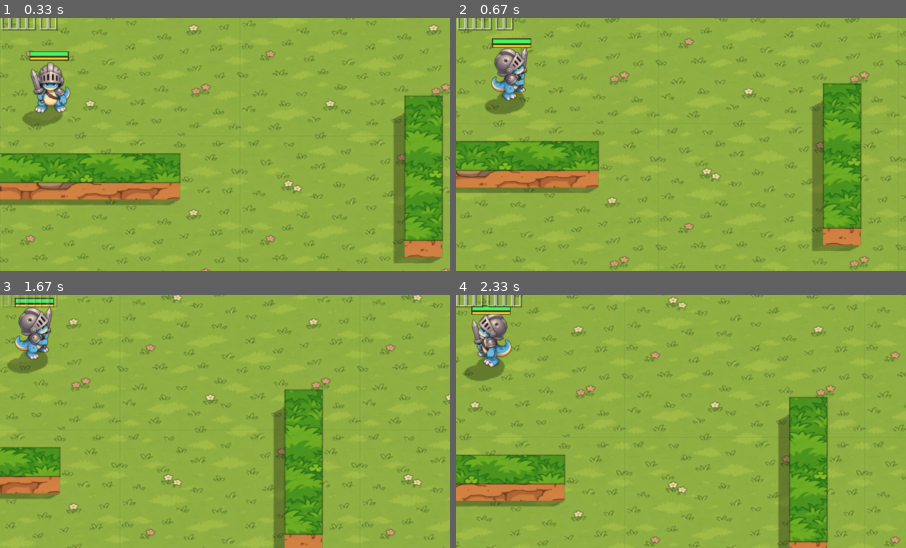
Above: before the commit, frames 1-4 (two rows, left to right).
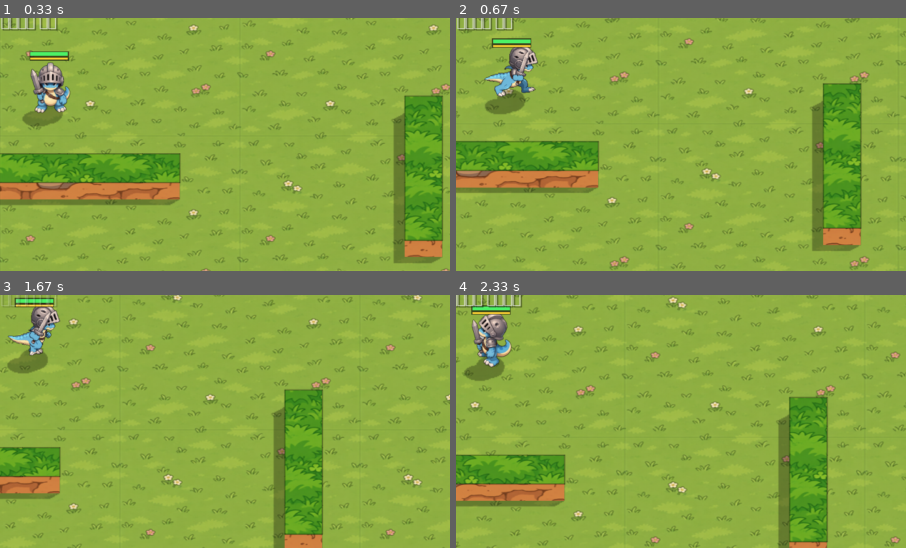
Above: after the commit, the same moments.

Repository: kaino0404-collab/quarterview-action-game
Game: LÖVE game, started from main.lua
The game is run twice, just before and just after one commit, with the same random seed, the same clock (stepped at 60 frames per second) and the same inputs.
Inputs (mouse positions are % of the whole screen's width and height, from its top left):
- Up to frame 1 (0.33 s): no input
- Up to frame 2 (0.67 s): hold Right from 0.33 s (still down); move the mouse to (46, 54) at 0.37 s
- Up to frame 3 (1.67 s): release Right at 0.8 s; hold Up 0.83-1.3 s; move the mouse to (51, 57) at 0.87 s; hold Right from 1.33 s (still down); move the mouse to (60, 72) at 1.37 s
- Up to frame 4 (2.33 s): release Right at 1.8 s; hold Left from 1.83 s (still down); move the mouse to (19, 73) at 1.87 s
The pictures show only the part of the screen within x 47-97%, y 33-83%; the shares and areas given below are measured in that part.

Frame 1 is identical in both runs. In frame 2, 1.5% of the frame differs, in the area x 6-19%, y 11-33%; in frame 3, 1.3%; in frame 4, nothing differs.

Commit message:
오른쪽으로 걸을 때 PixelLab 달리기 8프레임 (게임 안)
- sprite/blade_run_e.png (8프레임 160x160, 발 (80,137), 서 있는 그림과 같은 배율)
- 오른쪽(E) 으로 걸을 때만 달리기 그림, 나머지 방향·공격은 예전 그림
- 프레임 속도 SPR.runRate 1.4 (걸음 3.5 에서 약 12장/초)
- 자동 테스트: 29~30초 오른쪽만 걷기 → auto_blade_run.png

다음: 유저가 보고 마음에 들면 나머지 7방향 달리기 (방향마다 1회)

Co-Authored-By: Claude Opus 5.5 <noreply@anthropic.com>

Diff:
--- a/main.lua
+++ b/main.lua
@@ -2510,6 +2510,7 @@
   row = { E = 3, SE = 2, S = 1, SW = 8, W = 7, NW = 6, N = 5, NE = 4 },
   order = { "E", "SE", "S", "SW", "W", "NW", "N", "NE" },  -- 각도 0 부터 45도씩 (y 가 아래)
   walk = 2.7,                               -- p.walk 1 당 걷기 프레임 수 (보통 걸음 약 34장/초, 유저: 아장아장 3배 빠르게)
+  runRate = 1.4,                            -- 달리기(오른쪽) p.walk 1 당 프레임 수: 이동 3.5 면 p.walk 초당 8.4 → 약 12장/초
   -- 공격 (sprite/blade_attack.png): 칸 200x130, 2칸(준비, 휘두르기) x 4줄(S, E, N, W), 발 = (100, 126)
   -- 원본은 컨셉/검사_공격/. W 는 E 를, N 휘두르기는 N 준비를 좌우로 뒤집은 것.
   atk = nil, aq = nil, aw = 200, ah = 130, afx = 100, afy = 126,
@@ -2540,6 +2541,14 @@
   end
   SPR.img, SPR.q = img, q
   print("검사 스프라이트 읽음: sprite/blade_walk.png")
+  -- PixelLab 오른쪽 달리기 (컨셉/픽셀랩/검사_달리기_오른쪽/, 8프레임 1280x160). 서 있는 그림과 같은 배율 (키 105px)
+  local okR, rimg = pcall(lg.newImage, "sprite/blade_run_e.png")
+  if okR then
+    rimg:setFilter("linear", "linear")
+    SPR.run, SPR.runQ = rimg, {}
+    for c = 1, 8 do SPR.runQ[c] = lg.newQuad((c - 1) * 160, 0, 160, 160, rimg:getDimensions()) end
+    print("검사 달리기 읽음: sprite/blade_run_e.png")
+  end
   local ok2, ai = pcall(lg.newImage, "sprite/blade_attack.png")
   if ok2 then
     ai:setFilter("linear", "linear")
@@ -2635,6 +2644,11 @@
     local ac = ((sw.spin and sw.t >= 0) or (not sw.spin and sw.t >= sw.dur * SPR.wind)) and 2 or 1   -- 회전베기 전 텀엔 준비 칸
     if sw.side == -1 and not sw.spin then ac = 3 - ac end
     lg.draw(SPR.atk, SPR.aq[ar][ac], 0, 0, 0, s, s, SPR.afx, SPR.afy)
+  elseif SPR.run and p.moving and row == SPR.row.E then
+    -- 오른쪽으로 걸을 때만 PixelLab 달리기 8프레임 (sprite/blade_run_e.png, 칸 160x160, 발 (80, 137))
+    --   (2026-11-23 유저 "그쪽 방향 달리기만 게임 안에서 보고 싶어", 나머지 방향은 예전 걷기)
+    local rc = floor(p.walk * SPR.runRate) % 8 + 1
+    lg.draw(SPR.run, SPR.runQ[rc], 0, 0, 0, s, s, 80, 137)
   else
     lg.draw(SPR.img, SPR.q[row][col], 0, 0, 0, s, s, SPR.fx, SPR.fy)
   end
@@ -3402,6 +3416,15 @@
     newGame(); state = "play"
   end
   if A.styleT >= 12 and A.styleT - dt < 12 then lg.captureScreenshot("auto_" .. STYLES[styleIdx].id .. ".png") end
+  -- 검사 오른쪽 달리기 확인: 29~30초 동안 오른쪽(D)만 누르고 공격 안 함 → 달리는 중 스크린샷
+  if SPR.run and A.styleT >= 29 and A.styleT < 30.2 then
+    A.keys, A.dirT, A.mouse[1], A.mouse[2] = { d = true }, 1, false, false
+    if A.styleT >= 29.8 and not A.runShot and player.moving then
+      A.runShot = true; lg.captureScreenshot("auto_blade_run.png")
+      print(("[자동테스트] 오른쪽 달리기: 그림 줄 %s, 프레임 %d/8"):format(tostring(SPR.row[SPR.order[floor(player.face / (pi / 4) + .5) % 8 + 1]] == SPR.row.E),
+        floor(player.walk * SPR.runRate) % 8 + 1))
+    end
+  end
   -- 개발자 버튼 기능도 한 번씩 (무적 켜고 끄기, 적 생성, 적 제거)
   if A.styleT >= 20 and A.styleT - dt < 20 then DEV.run("god"); DEV.run("spawn"); print("[자동테스트] 개발자: 무적 켬 + 적 생성") end
   if A.styleT >= 22 and A.styleT - dt < 22 then lg.captureScreenshot("auto_dev.png") end
Binary file added: sprite/blade_run_e.png
Not shown, changed: 작업기록.md
